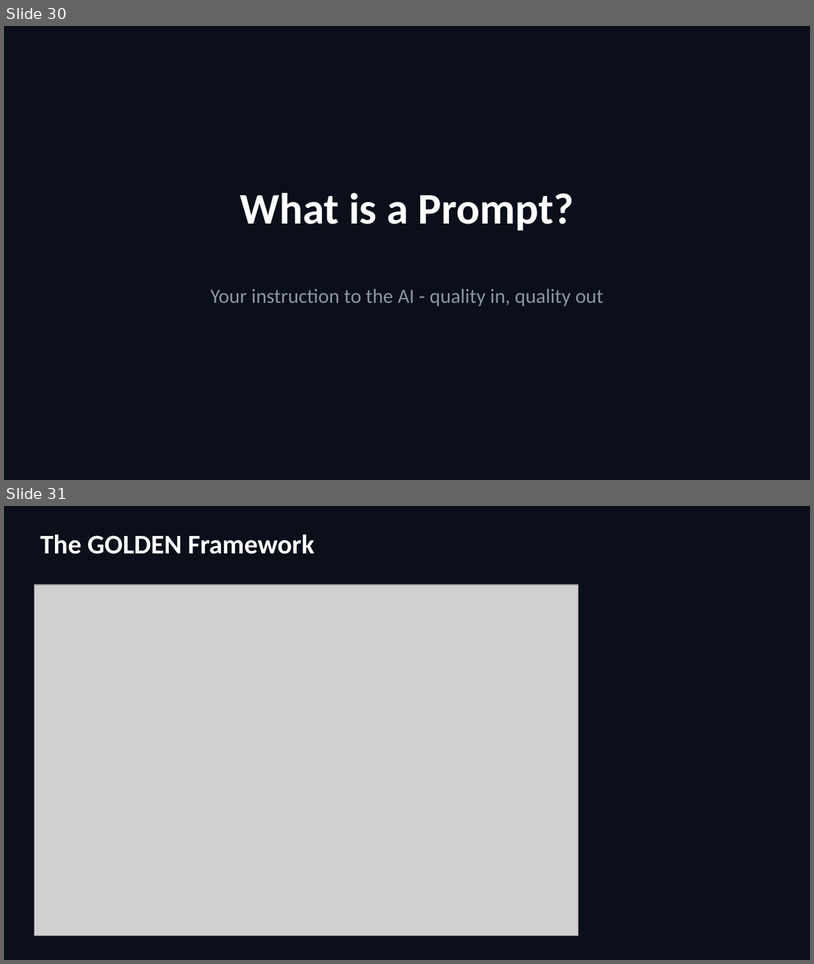
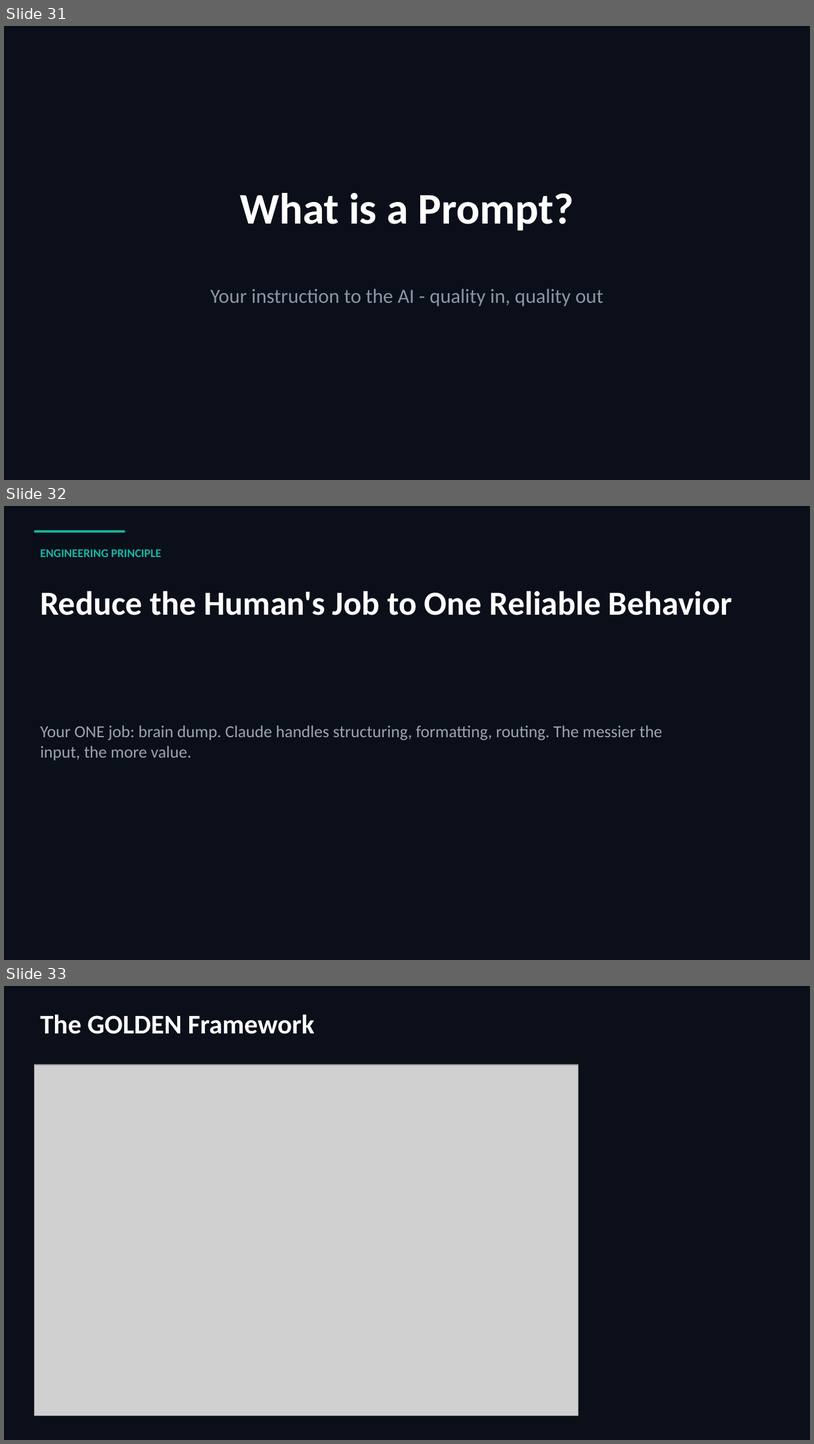
Before and after one commit to scottrhay/AIA-ClaudeCopilot, a slide deck: slides/Day1_Claude_for_Business.pptx. Shown one above the other, each under a label of ours: slides 30 and 31 before the commit, slides 31, 32 and 33 after it. The pictures are 814x964 and 814x1444 pixels, drawn with LibreOffice and Linux fonts; fonts in the diff are those of the drawing; grey boxes stand for pictures. Boxes give left, top, right and bottom in pixels: in the first picture for what was removed or moved away, otherwise in the second. Text is boxed around its words. In the diff, an @@ line names an element or a change of style, - is before the commit and + after.

Commit message:
Integrate 12 engineering principles from Second Brain methodology into all 3 decks
Day 1 (86 slides): 4 principles woven into business user flow
Day 2 (88 slides): 4 principles woven into fundamentals flow
Day 3 (86 slides): 4 principles woven into advanced flow

Source: Nate B Jones - Why 2026 Is the Year to Build a Second Brain
Each principle includes concept + demo tie-in + lab tie-in (~60 min/day)

```diff
--- a/slides/Day1_Claude_for_Business.pptx
+++ b/slides/Day1_Claude_for_Business.pptx
@@ slide 32 added at bbox=[4, 506, 810, 960], background #0B0F1A @@
@@ rectangle added at bbox=[34, 530, 125, 532], fill #14B8A6 @@
@@ text added at bbox=[40, 549, 162, 557], 14 pt, text #14B8A6, bold @@
+ENGINEERING PRINCIPLE
@@ text added at bbox=[40, 591, 733, 615], 40 pt, text #FFFFFF, bold @@
+Reduce the Human's Job to One Reliable Behavior
@@ text added at bbox=[40, 725, 663, 760], 20 pt, text #9CA3AF @@
+Your ONE job: brain dump. Claude handles structuring, formatting, routing. The messier the input, the more value.
@@ what was slide 30 is now slide 31 @@
@@ what was slide 31 is now slide 33 @@
```
Also in this commit, not shown: 3 other slides added.
